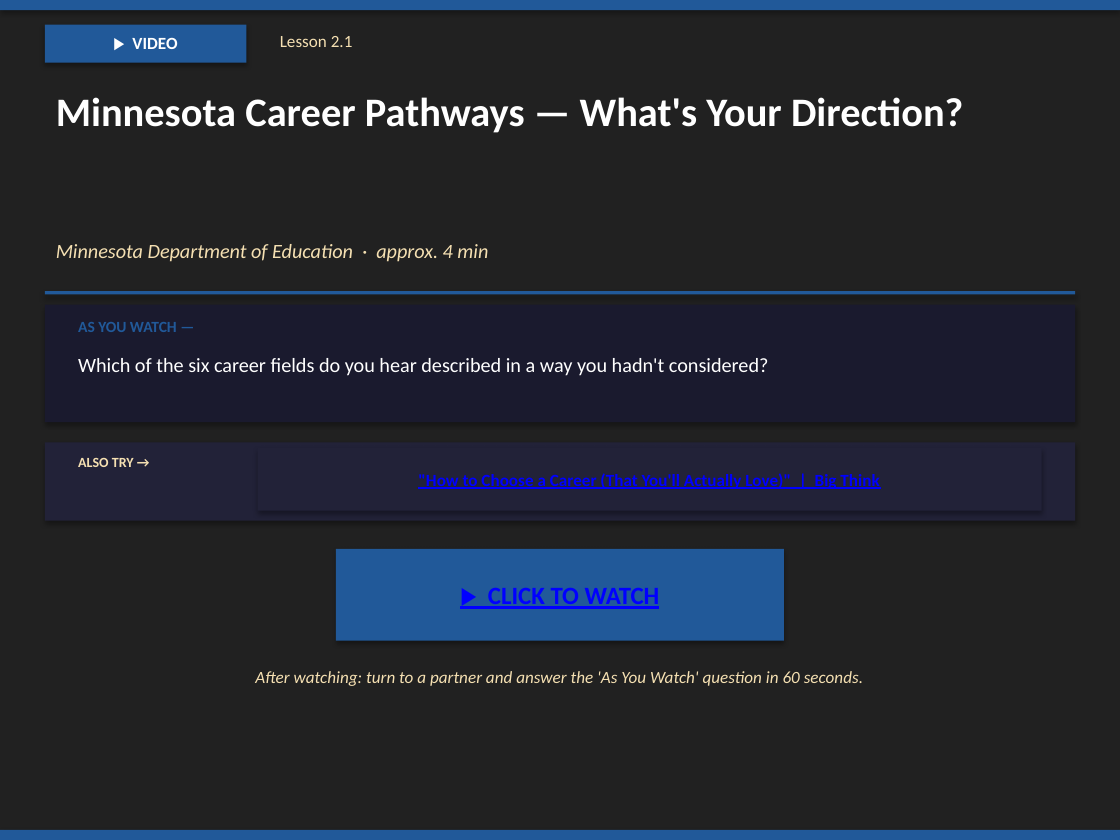
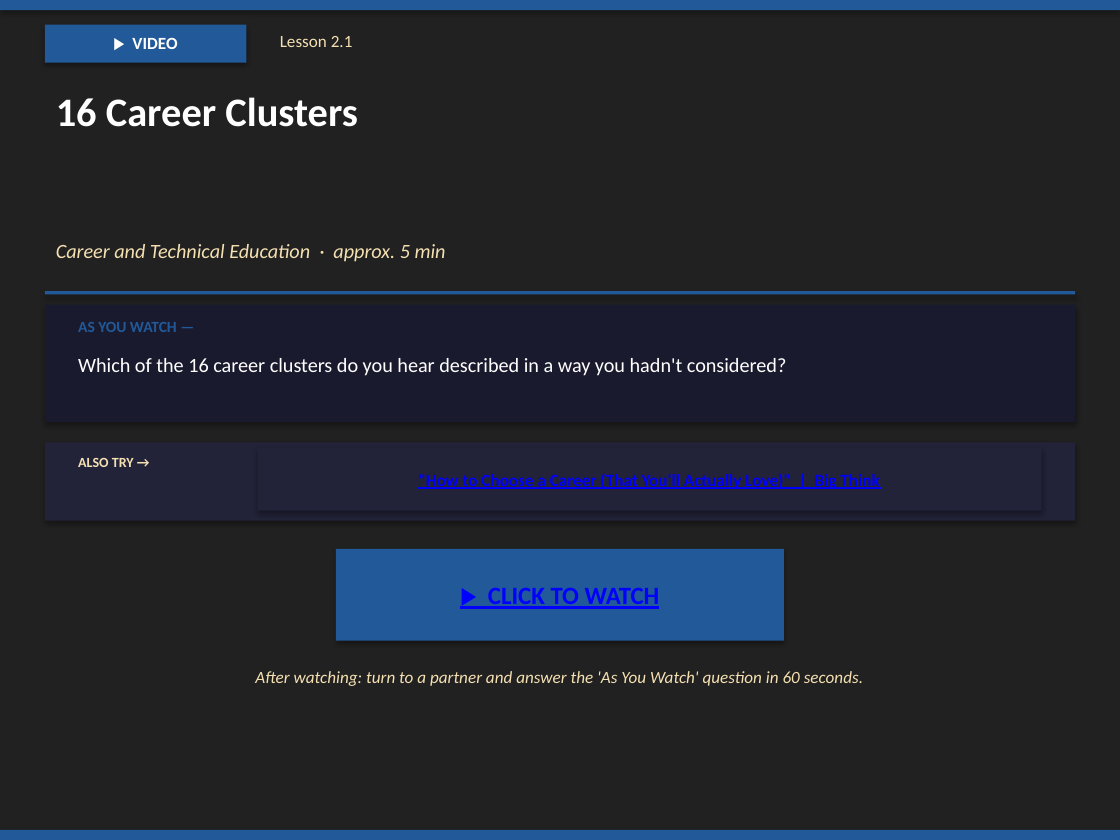
Before and after one commit to milesclawson/test-repo, a slide deck: slide 68 of downloads/warrior_prep_teacher_slides.pptx. Drawn at 1120x840 pixels with LibreOffice and Linux fonts; fonts in the diff are those of the drawing. Boxes give left, top, right and bottom in pixels: in the first picture for what was removed or moved away, otherwise in the second. Text is boxed around its words. In the diff, an @@ line names an element or a change of style, - is before the commit and + after.

```diff
--- a/downloads/warrior_prep_teacher_slides.pptx
+++ b/downloads/warrior_prep_teacher_slides.pptx
@@ text at [56,97,358,127]: text changed @@
-Minnesota Career Pathways — What's Your Direction?
+16 Career Clusters
@@ text at [56,244,446,262]: text changed @@
-Minnesota Department of Education · approx. 4 min
+Career and Technical Education · approx. 5 min
@@ text at [78,358,786,376]: text changed @@
-Which of the six career fields do you hear described in a way you hadn't considered?
+Which of the 16 career clusters do you hear described in a way you hadn't considered?
```
Also in this commit, not shown: 3 other slides changed, 1 other file.
